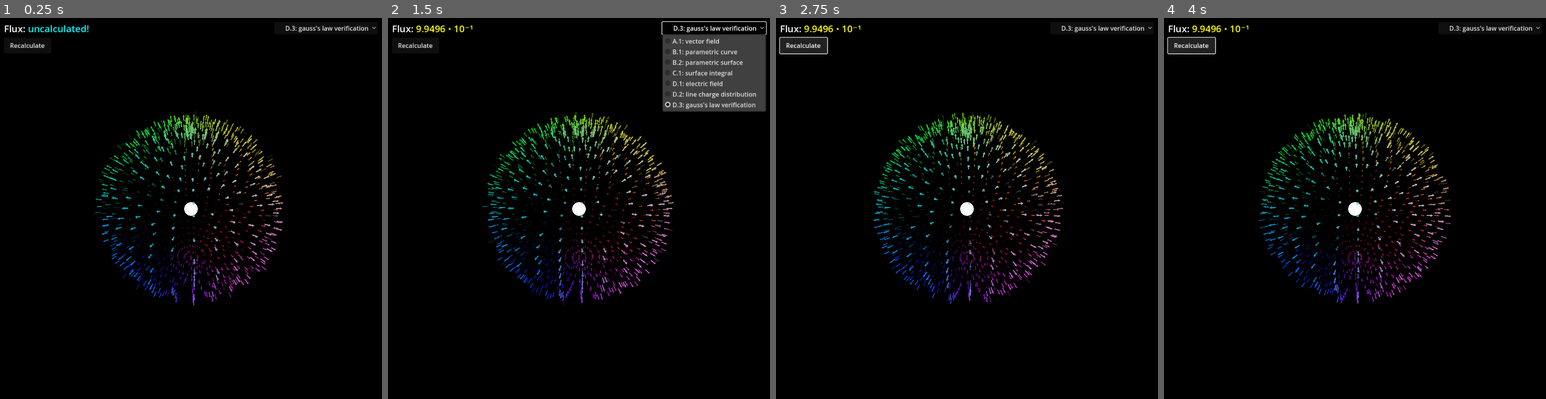
Above: before the commit, frames 1-4 (left to right).
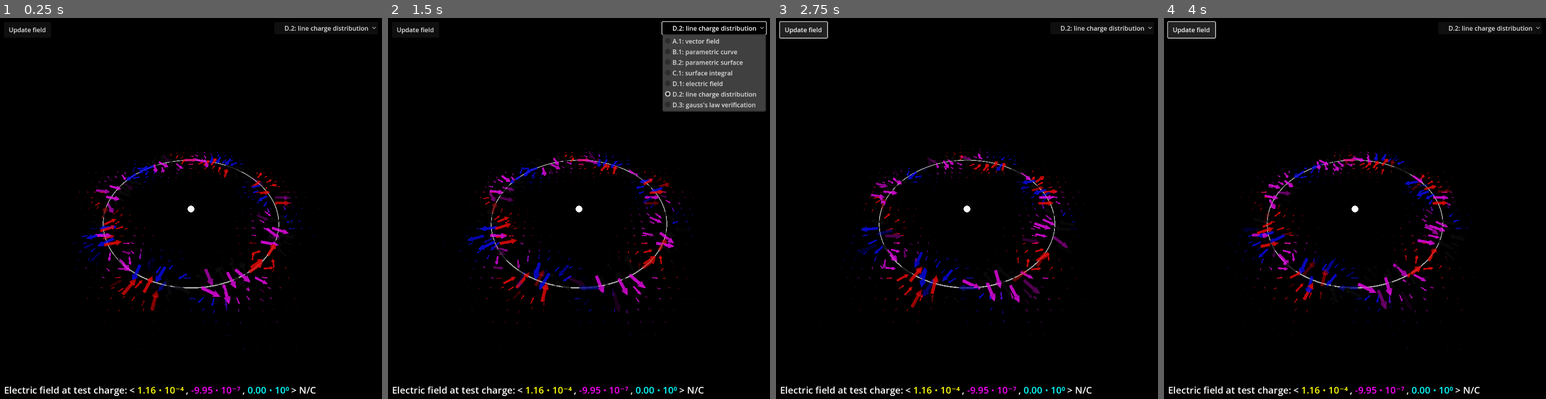
Above: after the commit, the same moments.

Repository: slotling/electromagnetism
Game: Godot game, scene res://Worlds/BaseWorlds/3d_world.tscn
Two runs of this game, one before a commit and one after it. Both use one fixed random seed, a clock stepped at 60 frames per second and the inputs below.
Inputs:
- Up to frame 1 (0.25 s): no input
- Up to frame 2 (1.5 s): click "Recalculate" (after the commit: "Update field") at 0.5 s; click "D.3: gauss's law verification" (after the commit: "D.2: line charge distribution") at 1.25 s
- Up to frame 3 (2.75 s): click "Recalculate" (after the commit: "Update field") at 2 s
- Up to frame 4 (4 s): click "D.3: gauss's law verification" (after the commit: "D.2: line charge distribution") at 2.75 s; click "Recalculate" (after the commit: "Update field") at 3.5 s

The runs differ from the first frame. In frame 1, 5.9% of the frame differs, in the area x 1-97%, y 1-100%; in frame 2, 5.9%; in frame 3, 6.8%; in frame 4, 6.8%, in the area x 0-97%, y 0-100%.

Commit message:
Fix field calc and function input
This commit updates field calculations to use a stable cached charge position during evaluation, refreshes positions before recalculating, and fixes path/point charge math for dynamic distributions. It also improves custom-function parsing for implicit multiplication and exponent syntax, updates the field-refresh UI, and adjusts scene/world configs for parametric and electric-charge examples.

Diff:
--- a/Scenes/calculation_controllers/field_calc/TestChargeCalculationController.gd
+++ b/Scenes/calculation_controllers/field_calc/TestChargeCalculationController.gd
@@ -4,8 +4,10 @@
 # attach as child of a test charge! (found in any world that extends 5_3_test_charge.tscn)
 
 func calculate():
+	var TestCharge = get_node("../")
 	var electric_field = Vector3.ZERO
-	var pos = get_node("../").get_logical_position()
+	TestCharge.update_position_for_calculation()
+	var pos = TestCharge.get_logical_position()
 	for charge in G.WORLD.get_node("ElectricFieldFunctionReplacerController").charges:
 		electric_field += charge.E(pos.x, pos.y, pos.z)
 	return electric_field
--- a/Scenes/calculation_controllers/field_func/ElectricFieldFunctionReplacerController.gd
+++ b/Scenes/calculation_controllers/field_func/ElectricFieldFunctionReplacerController.gd
@@ -1,7 +1,9 @@
 extends Node
 class_name ElectricFieldFunctionReplacerController
 
-# attach as child of a VectorField! additionally, add a node3d with the name "Charges"
+# attach as child of a VectorField
+# and with the function replaced with the override for elec fields!
+# additionally, add a node3d with the name "Charges"
 
 signal charge_selected(chargeNode)
 
@@ -35,7 +37,11 @@
 func update_charge(chargeId, update_drawing_list, refresh_config=false):
 	var id = 0
 	var drawConfig: DrawConfig = WORLD.config.draw
+	charges[chargeId].update_position_for_calculation()
 	WORLD.loop_through_all_points(false, Callable(self, "add_field").bind(chargeId))
+
+	print("ok")
+
 
 	charge_id_update_list.erase(chargeId)
 
--- a/Scenes/canvas_layers/information_inputs/function_input.gd
+++ b/Scenes/canvas_layers/information_inputs/function_input.gd
@@ -9,16 +9,42 @@
 ## Refer to Resources/Functions/overrides/SPECIAL_function_input_override.gd
 @export var overriding_function_id = 0
 
+const OPERATION_SYMBOLS = ["+", "-", "*", "/", ",", "#"]
+
 var FunctionScriptInstances
 
 var string_expressions: PackedStringArray = []
 
-func evaluate(variables):
+func evaluate(variables, debug=false):
 	var results = []
 	for string in string_expressions:
 		#print(string)
 		var expression = Expression.new()
 		var finalstring = string
+
+		var char_index = 0
+		if finalstring.length() != 1:
+			while char_index < finalstring.length():
+				var substring
+				if char_index == 0:
+					substring = "#" + finalstring.substr(char_index, 2)
+				elif char_index == finalstring.length()-1:
+					substring = finalstring.substr(char_index-1, 2) + "#"
+				else:
+					substring = finalstring.substr(char_index-1, 3)
+				if substring[1] in variable_names:
+					if not (substring[0] in OPERATION_SYMBOLS or substring[0] == "("):
+						finalstring = finalstring.insert(char_index, "*")
+						char_index += 1
+					if not (substring[2] in OPERATION_SYMBOLS or substring[2] == ")"):
+						finalstring = finalstring.insert(char_index+1, "*")
+						char_index += 1
+
+				char_index += 1
+
+			if debug:
+				print(finalstring)
+
 		for i in variable_names.size():
 			finalstring = finalstring.replace(variable_names[i], str(variables[i]))
 		#print(finalstring)
@@ -49,6 +75,7 @@
 	await get_tree().process_frame
 	await get_tree().process_frame
 	FunctionScriptInstances = get_node(node_path_with_script_instance).FunctionScriptInstances
+	print(FunctionScriptInstances[function_script_instance_to_input])
 	FunctionScriptInstances[function_script_instance_to_input].FUNCTION_PROVIDERS.append(self)
 	$Control/SubjectLabel.text = function_name + "(" + ", ".join(variable_names) + ") = "
 	var my_array = []
@@ -67,7 +94,7 @@
 
 func _on_button_pressed() -> bool:
 	text = $Control/LineEdit.text
-	var processed_string: String = text.replace(" ", "")
+	var processed_string: String = text.replace(" ", "").replace("^", "**")
 	string_expressions = processed_string.split(",")
 	#print(string_expressions)
 	error = ""
@@ -81,7 +108,7 @@
 		var variables_test = []
 		variables_test.resize(variable_names.size())
 		variables_test.fill(67.67)
-		var evaluation = evaluate(variables_test)
+		var evaluation = evaluate(variables_test, true)
 		if typeof(evaluation) == TYPE_DICTIONARY and "error" in evaluation:
 			error = evaluation["error"]
 
--- a/Scenes/canvas_layers/information_inputs/update_field_canvas_layer.gd
+++ b/Scenes/canvas_layers/information_inputs/update_field_canvas_layer.gd
@@ -1,6 +1,6 @@
 extends CanvasLayer
 
-@onready var parent = get_node("../ElectricFieldFunctionReplacerController")
+@onready var parent: ElectricFieldFunctionReplacerController = get_node("../ElectricFieldFunctionReplacerController")
 
 func _on_button_pressed() -> void:
 	$Label.visible = true
--- a/Scenes/canvas_layers/information_inputs/update_field_canvas_layer.tscn
+++ b/Scenes/canvas_layers/information_inputs/update_field_canvas_layer.tscn
@@ -7,17 +7,17 @@
 
 [node name="Button" type="Button" parent="."]
 offset_left = 24.0
-offset_top = 80.0
+offset_top = 24.0
 offset_right = 144.0
-offset_bottom = 120.0
+offset_bottom = 64.0
 text = "Update field"
 
 [node name="Label" type="RichTextLabel" parent="."]
 visible = false
 offset_left = 152.0
-offset_top = 88.0
+offset_top = 32.0
 offset_right = 584.0
-offset_bottom = 112.0
+offset_bottom = 56.0
 bbcode_enabled = true
 text = "[color=\"FF00AE\"]thinking very hard...[/color]"
 
--- a/Scenes/charge_distributions/path_charge.gd
+++ b/Scenes/charge_distributions/path_charge.gd
@@ -9,6 +9,7 @@
 	_ready()
 
 func _ready() -> void:
+	set_path()
 	super()
 
 func set_path():
@@ -31,14 +32,21 @@
 	var u = uintercept
 
 	var curPoint = 0
+	var curPos = Vector3.ZERO
+	var prevPos = Vector3.ZERO
 	while u < ParametricCurveScriptInstance.uend:
-		var u2 = u + uscale
+		curPos = ParametricCurveScriptInstance.R(u)
+		if curPoint != 0:
 
-		var curPos = $Path.raw_points[curPoint]
-		var diffpos = pos - (curPos + get_logical_position())
-		field += diffpos / (diffpos.length()**3) * charge_magnitude * ($Path.raw_points[curPoint] - $Path.raw_points[curPoint + 1]).length() * ParametricCurveScriptInstance.P(u)
+			var u2 = u + uscale
 
-		u = u2
+
+			var diffpos = pos - (curPos + get_logical_position())
+			field += diffpos / (diffpos.length()**3) * charge_magnitude * (curPos - prevPos).length() * ParametricCurveScriptInstance.P(u)
+
+			u = u2
+
+		prevPos = curPos
 		curPoint += 1
 
 	return field
--- a/Scenes/charge_distributions/point_charge.gd
+++ b/Scenes/charge_distributions/point_charge.gd
@@ -6,6 +6,8 @@
 var id = null
 
 var hovered = false
+
+var global_position_used_to_calculate = Vector3.ZERO
 
 @onready var parent = get_node("../../ElectricFieldFunctionReplacerController")
 
@@ -31,7 +33,10 @@
 	return field
 
 func get_logical_position() -> Vector3:
-	return G.reorient_to_conventional(global_position) / G.WORLD.config.draw.PosScale * G.WORLD.config.draw.ValScale
+	return G.reorient_to_conventional(global_position_used_to_calculate) / G.WORLD.config.draw.PosScale * G.WORLD.config.draw.ValScale
+
+func update_position_for_calculation() -> void:
+	global_position_used_to_calculate = global_position
 
 # Called every frame. 'delta' is the elapsed time since the previous frame.
 func _process(delta: float) -> void:
--- a/Scenes/parametric/path.gd
+++ b/Scenes/parametric/path.gd
@@ -25,6 +25,7 @@
 	var u = uintercept
 
 	while u < uend + uscale:
+		#print("path creation: ", u)
 		var u2 = u + uscale
 
 		if u > uend:
@@ -35,7 +36,7 @@
 
 		var raw_pos = ParametricCurveScriptInstance.R(u)
 		#print(raw_pos)
-		if u != uend or true:
+		if u != uend:
 			raw_points.append(raw_pos)
 
 		var pos = G.reorient_to_game(raw_pos) * G.WORLD.config.draw.PosScale / G.WORLD.config.draw.ValScale
@@ -47,6 +48,7 @@
 
 
 func _ready() -> void:
+	print(ParametricCurveScriptInstance.resource_path)
 	generate_points()
 
 # Called every frame. 'delta' is the elapsed time since the previous frame.
--- a/Worlds/1_vector_fields/1_2_custom_functions.tscn
+++ b/Worlds/1_vector_fields/1_2_custom_functions.tscn
@@ -9,9 +9,6 @@
 
 [sub_resource type="Resource" id="Resource_jvdk4"]
 script = ExtResource("2_a75hg")
-LatticeStart = Vector3(-15, -15, 0)
-LatticeEnd = Vector3(15, 15, 0)
-PosScale = 5.0
 metadata/_custom_type_script = "uid://ckj7ev16yia8c"
 
 [sub_resource type="Resource" id="Resource_e4o13"]
--- a/Worlds/3_parametric_equations/3_1_curve.tscn
+++ b/Worlds/3_parametric_equations/3_1_curve.tscn
@@ -6,15 +6,16 @@
 [ext_resource type="Script" uid="uid://b38abs6n85w0l" path="res://Resources/Configs/WorldConfig.gd" id="3_2rbmn"]
 [ext_resource type="Script" uid="uid://cw6m8876ohrcq" path="res://Resources/Functions/parametric_paths/01_squiggly.gd" id="5_dwwuf"]
 
-[sub_resource type="Resource" id="Resource_vxhu7"]
+[sub_resource type="Resource" id="Resource_dwwuf"]
 script = ExtResource("2_5jxig")
 PosScale = 0.5
 ValScale = 0.01
+LowDetailMode = true
 metadata/_custom_type_script = "uid://ckj7ev16yia8c"
 
 [sub_resource type="Resource" id="Resource_djhfg"]
 script = ExtResource("3_2rbmn")
-draw = SubResource("Resource_vxhu7")
+draw = SubResource("Resource_dwwuf")
 metadata/_custom_type_script = "uid://b38abs6n85w0l"
 
 [node name="3_1_parametric" type="Node3D"]
--- a/Worlds/5_electric_charge/5_3_a_test_charge_with_some_charges.tscn
+++ b/Worlds/5_electric_charge/5_3_a_test_charge_with_some_charges.tscn
@@ -1,7 +1,19 @@
-[gd_scene load_steps=6 format=4 uid="uid://7tmwx60nuwd8"]
+[gd_scene load_steps=10 format=4 uid="uid://7tmwx60nuwd8"]
 
 [ext_resource type="PackedScene" uid="uid://d3qhe3uwfc8mv" path="res://Worlds/5_electric_charge/5_3_test_charge.tscn" id="1_4t1f7"]
 [ext_resource type="PackedScene" uid="uid://ch3sxdbhv1l3a" path="res://Scenes/charge_distributions/PointCharge.tscn" id="2_ef688"]
+[ext_resource type="Script" uid="uid://ckj7ev16yia8c" path="res://Resources/Configs/DrawConfig.gd" id="2_nrqid"]
+[ext_resource type="Script" uid="uid://b38abs6n85w0l" path="res://Resources/Configs/WorldConfig.gd" id="3_5c73i"]
+
+[sub_resource type="Resource" id="Resource_n3o2w"]
+script = ExtResource("2_nrqid")
+ValScale = 1.0
+metadata/_custom_type_script = "uid://ckj7ev16yia8c"
+
+[sub_resource type="Resource" id="Resource_csfdf"]
+script = ExtResource("3_5c73i")
+draw = SubResource("Resource_n3o2w")
+metadata/_custom_type_script = "uid://b38abs6n85w0l"
 
 [sub_resource type="StandardMaterial3D" id="StandardMaterial3D_nrqid"]
 resource_local_to_scene = true
@@ -30,6 +42,7 @@
 mesh = SubResource("ArrayMesh_5c73i")
 
 [node name="electric charge world!!!" instance=ExtResource("1_4t1f7")]
+config = SubResource("Resource_csfdf")
 
 [node name="MM" parent="." index="0"]
 multimesh = SubResource("MultiMesh_n3o2w")
--- a/Worlds/BaseWorlds/3d_world.gd
+++ b/Worlds/BaseWorlds/3d_world.gd
@@ -12,7 +12,7 @@
 		"D.2: line charge distribution": load("res://Worlds/5_electric_charge/5_4_arbitrary_charge_distributions.tscn"),
 		"D.3: gauss's law verification": load("res://Worlds/6_gauss_law/6_1_verifying_gauss_law.tscn"),
 	}
-	var scene_index = scenes.keys().find("D.3: gauss's law verification")
+	var scene_index = scenes.keys().find("D.2: line charge distribution")
 	$SceneSwitcher.init(scenes, scene_index)
 
 
Not shown: 2 places in Worlds/5_electric_charge/5_4_arbitrary_charge_distributions.tscn that only renumber resources
Not shown, added: Worlds/1_vector_fields/1_2_custom_functions.tscn2288035595.tmp
